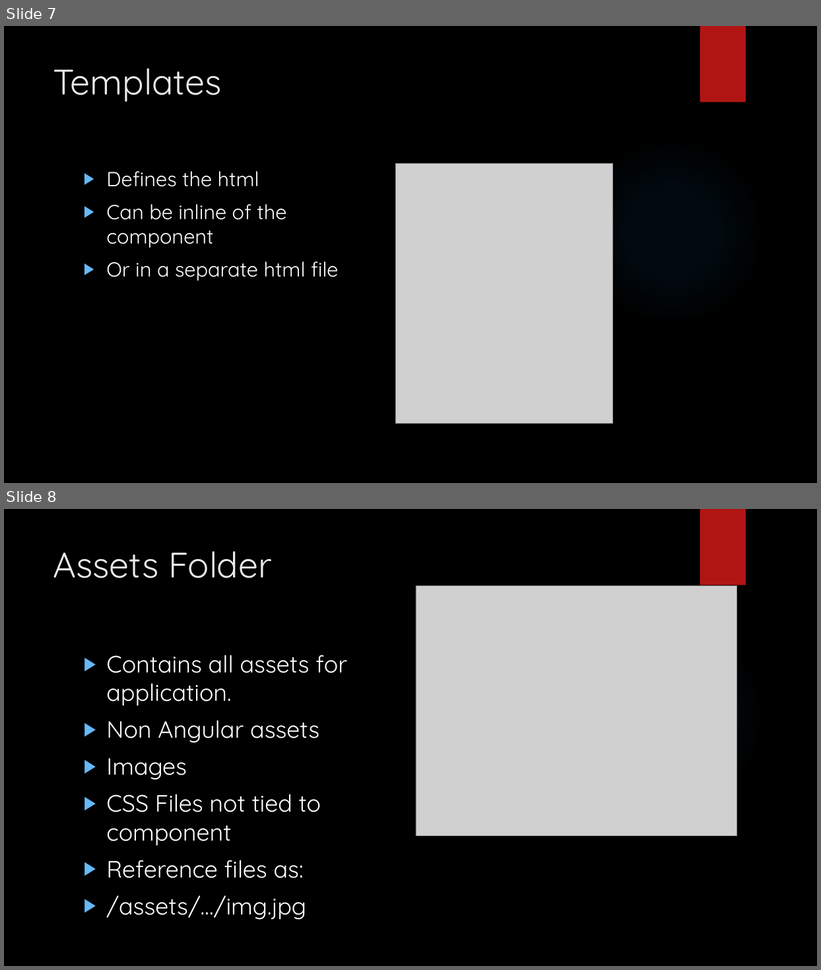
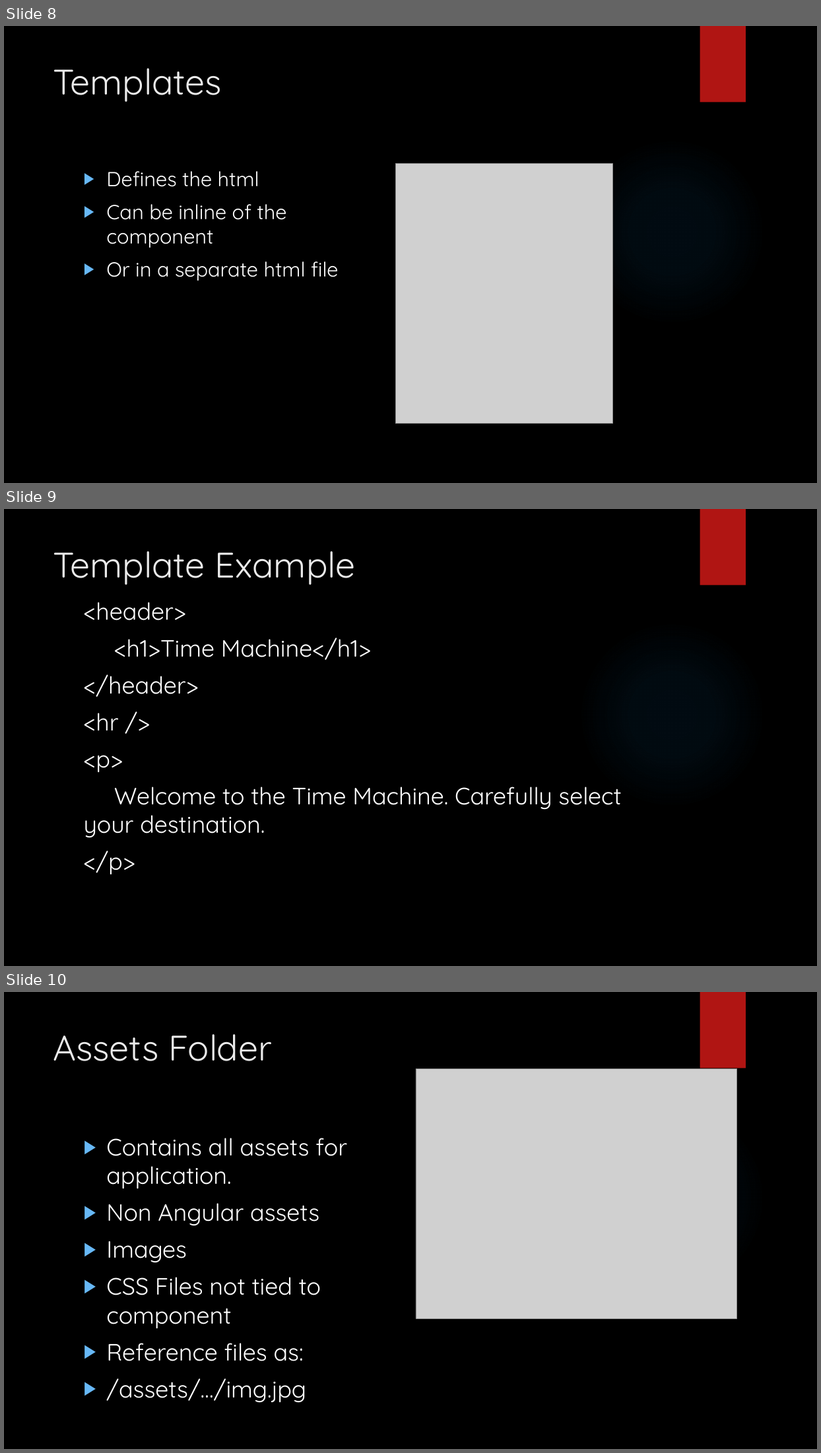
Before and after one commit to LogolsLLC/Logols-May2018, a slide deck: Slides/08_Angular_TrainingPlan.pptx. Shown one above the other, each under a label of ours: slides 7 and 8 before the commit, slides 8, 9 and 10 after it. The pictures are 821x970 and 821x1453 pixels, drawn with LibreOffice and Linux fonts; fonts in the diff are those of the drawing; grey boxes stand for pictures; background and template pictures are left out. Boxes give left, top, right and bottom in pixels: in the first picture for what was removed or moved away, otherwise in the second. Text is boxed around its words. In the diff, an @@ line names an element or a change of style, - is before the commit and + after.

```diff
--- a/Slides/08_Angular_TrainingPlan.pptx
+++ b/Slides/08_Angular_TrainingPlan.pptx
@@ slide 9 added at (x1=4, y1=509, x2=817, y2=966), background picture (left out); not listed: 2 template elements that a slide beside it also shows @@
@@ title added at (x1=54, y1=551, x2=356, y2=585), 42 pt, text #EBEBEB @@
+Template Example
@@ text added at (x1=84, y1=602, x2=621, y2=875), 28 pt, text #FFFFFF @@
+<header>
+<h1>Time Machine</h1>
+</header>
+<hr />
+<p>
+Welcome to the Time Machine. Carefully select your destination.
+</p>
@@ what was slide 7 is now slide 8 @@
@@ what was slide 8 is now slide 10 @@
```
Also in this commit, not shown: 1 slide changed, 4 other slides added, 8 other files.
